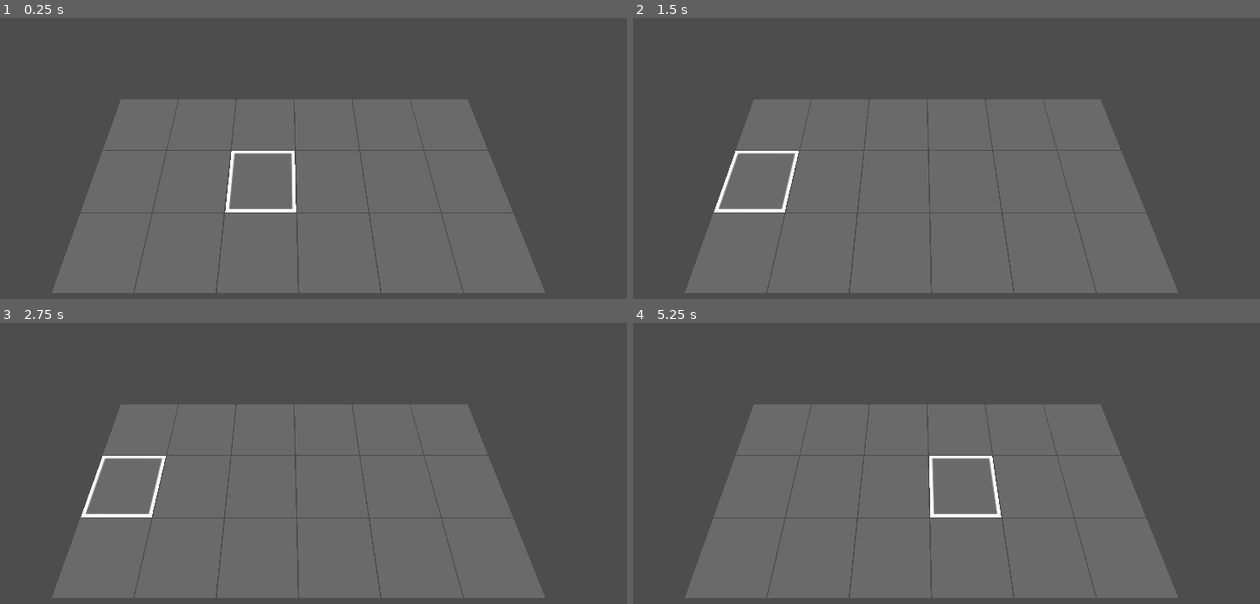
Above: before the commit, frames 1-4 (two rows, left to right).
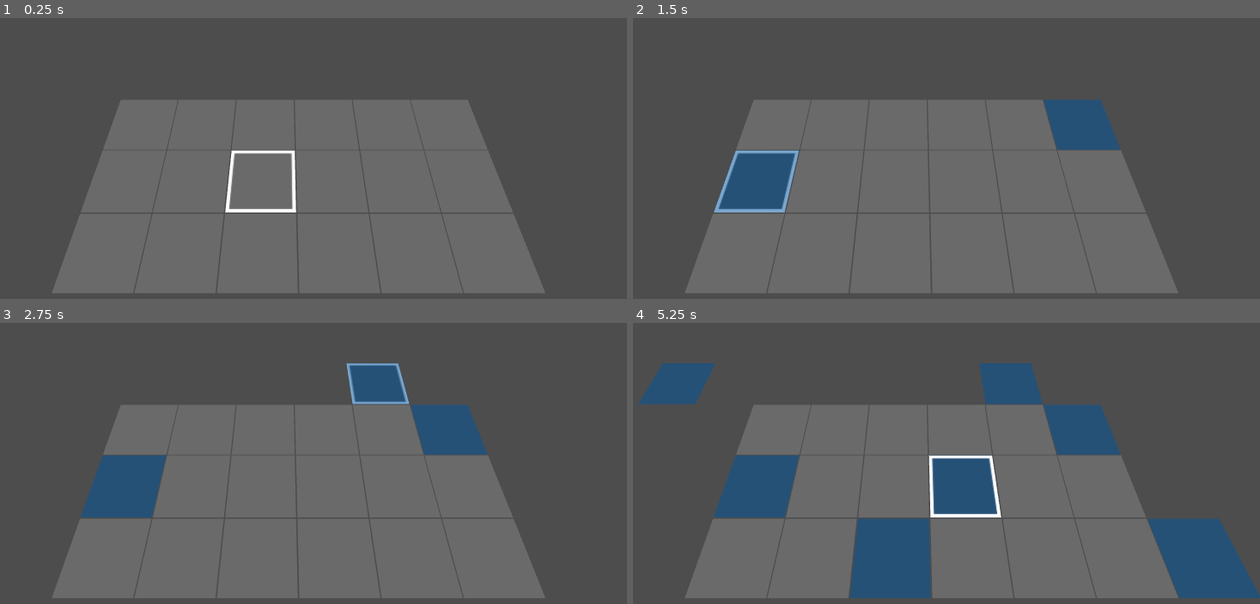
Above: after the commit, the same moments.

Repository: tVeratti/shovel-jam-2025
Game: Godot game, scene res://builder/builder.tscn
The game is run twice, just before and just after one commit, with the same random seed, the same clock (stepped at 60 frames per second) and the same inputs.
Inputs (mouse positions are in pixels of both pictures, inside the frame that each line leads up to):
- Up to frame 1 (0.25 s): no input
- Up to frame 2 (1.5 s): tap Enter at 0.5 s; move the mouse to (1065, 147) at 0.52 s; click (1065, 147) at 0.67 s; tap Space at 1.25 s; move the mouse to (777, 183) at 1.27 s; click (777, 183) at 1.42 s
- Up to frame 3 (2.75 s): tap Enter at 2 s; move the mouse to (351, 384) at 2.02 s; click (351, 384) at 2.17 s
- Up to frame 4 (5.25 s): tap Space at 2.75, 4.25 s; move the mouse to (883, 547) at 2.77 s; click (883, 547) at 2.92 s; tap Enter at 3.5 s; move the mouse to (1122, 528) at 3.52 s; click (1122, 528) at 3.67 s; move the mouse to (708, 412) at 4.27 s; click (708, 412) at 4.42 s; move the mouse to (952, 471) at 5.02 s; click (952, 471) at 5.17 s

The runs differ from the first frame. In frame 1, less than 0.1% of the frame differs, in the area x 35-48%, y 46-70%; in frame 2, 4.1%; in frame 3, 5.4%; in frame 4, 15%, in the area x 0-100%, y 14-98%.

Commit message:
add initial part placement

Diff:
--- a/builder/builder.gd
+++ b/builder/builder.gd
@@ -2,7 +2,8 @@
 extends GridMap
 
 
-const GRID_CELL_SIZE:float = 1.0
+const VALID_ID:int = 0
+const PART_ID:int = 1
 
 
 var build_area_width:int = 5
@@ -14,6 +15,17 @@
 
 func _process(delta):
 	highlight_mouse_position()
+
+
+func _input(event):
+	if event is InputEventMouseButton and event.is_pressed():
+		if event.button_index == MOUSE_BUTTON_LEFT:
+			place_part_on_grid(get_mouse_coordinates())
+
+
+func place_part_on_grid(coordinates:Vector3) -> void:
+	# TODO: Check part size, overlap
+	set_cell_item(coordinates, PART_ID)
 
 
 func highlight_mouse_position() -> void:
--- a/builder/builder.tscn
+++ b/builder/builder.tscn
@@ -1,31 +1,40 @@
-[gd_scene load_steps=9 format=3 uid="uid://c075dqxtbhdrt"]
+[gd_scene load_steps=10 format=3 uid="uid://c075dqxtbhdrt"]
 
+[ext_resource type="BoxMesh" uid="uid://cpdprnf8h50be" path="res://builder/flat_mesh.tres" id="1_pm12r"]
 [ext_resource type="Script" uid="uid://b8tgut0jp4e1c" path="res://builder/builder.gd" id="1_uth50"]
 [ext_resource type="Texture2D" uid="uid://bs6bly7a8saf6" path="res://builder/highlight.png" id="2_hh825"]
 
-[sub_resource type="StandardMaterial3D" id="StandardMaterial3D_hh825"]
+[sub_resource type="StandardMaterial3D" id="StandardMaterial3D_ipq7a"]
 transparency = 1
 shading_mode = 0
-albedo_color = Color(1, 1, 1, 0.164706)
+albedo_color = Color(0, 0.329412, 0.623529, 0.517647)
 
-[sub_resource type="BoxMesh" id="BoxMesh_hh825"]
-material = SubResource("StandardMaterial3D_hh825")
+[sub_resource type="BoxMesh" id="BoxMesh_xab4a"]
+material = SubResource("StandardMaterial3D_ipq7a")
 size = Vector3(1, 0.01, 1)
 
 [sub_resource type="MeshLibrary" id="MeshLibrary_hh825"]
 item/0/name = "valid"
-item/0/mesh = SubResource("BoxMesh_hh825")
+item/0/mesh = ExtResource("1_pm12r")
 item/0/mesh_transform = Transform3D(1, 0, 0, 0, 1, 0, 0, 0, 1, 0, -0.5, 0)
 item/0/mesh_cast_shadow = 1
 item/0/shapes = []
 item/0/navigation_mesh_transform = Transform3D(1, 0, 0, 0, 1, 0, 0, 0, 1, 0, 0, 0)
 item/0/navigation_layers = 1
+item/1/name = "part"
+item/1/mesh = SubResource("BoxMesh_xab4a")
+item/1/mesh_transform = Transform3D(1, 0, 0, 0, 1, 0, 0, 0, 1, 0, -0.5, 0)
+item/1/mesh_cast_shadow = 1
+item/1/shapes = []
+item/1/navigation_mesh_transform = Transform3D(1, 0, 0, 0, 1, 0, 0, 0, 1, 0, 0, 0)
+item/1/navigation_layers = 1
 
 [sub_resource type="QuadMesh" id="QuadMesh_uth50"]
 
 [sub_resource type="StandardMaterial3D" id="StandardMaterial3D_pm12r"]
 transparency = 1
 cull_mode = 2
+no_depth_test = true
 shading_mode = 0
 albedo_texture = ExtResource("2_hh825")
 
--- /dev/null
+++ b/builder/flat_mesh.tres
@@ -0,0 +1,10 @@
+[gd_resource type="BoxMesh" load_steps=2 format=3 uid="uid://cpdprnf8h50be"]
+
+[sub_resource type="StandardMaterial3D" id="StandardMaterial3D_hh825"]
+transparency = 1
+shading_mode = 0
+albedo_color = Color(1, 1, 1, 0.164706)
+
+[resource]
+material = SubResource("StandardMaterial3D_hh825")
+size = Vector3(1, 0.01, 1)
--- a/project.godot
+++ b/project.godot
@@ -19,3 +19,4 @@
 
 renderer/rendering_method="gl_compatibility"
 renderer/rendering_method.mobile="gl_compatibility"
+anti_aliasing/quality/msaa_3d=2
